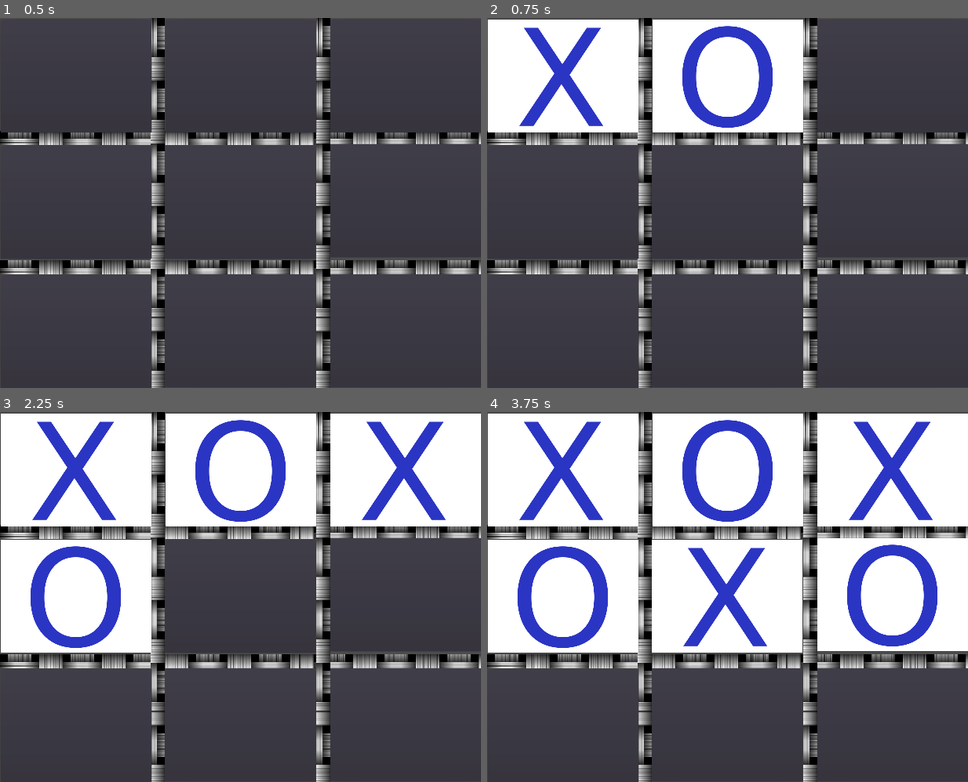
Above: before the commit, frames 1-4 (two rows, left to right).
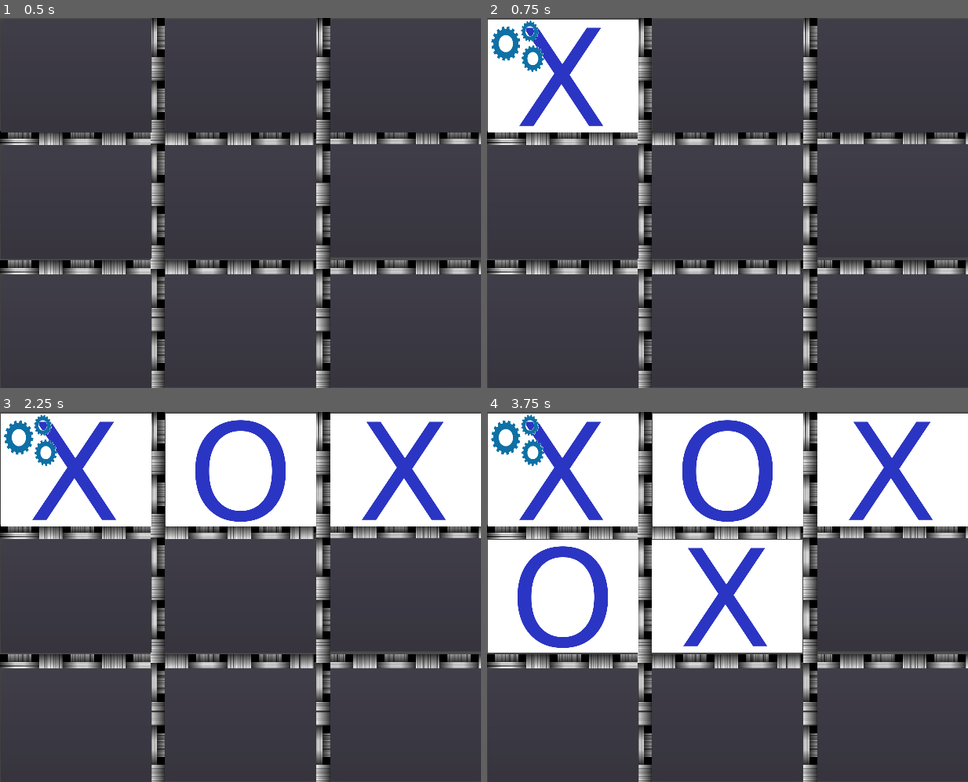
Above: after the commit, the same moments.

Repository: richardeigenmann/Godot-TicTacToe
Game: Godot game, scene res://Board.tscn
Two runs of this game, one before a commit and one after it. Both use one fixed random seed, a clock stepped at 60 frames per second and the inputs below.
Inputs (mouse positions are in pixels of both pictures, inside the frame that each line leads up to):
- Up to frame 1 (0.5 s): no input
- Up to frame 2 (0.75 s): click (563, 77) at 0.5 s
- Up to frame 3 (2.25 s): click (240, 471) at 1.25 s; click (404, 471) at 2 s
- Up to frame 4 (3.75 s): click (563, 597) at 2.75 s; click (727, 597) at 3.5 s

Frame 1 is identical in both runs. In frame 2, 10% of the frame differs, in the area x 0-66%, y 0-31%; in frame 3, 10%; in frame 4, 10%, in the area x 0-100%, y 0-65%.

Commit message:
Add Timer for computer thinking. Added Enum for state. Added winner logic for computer

Diff:
--- a/Board.gd
+++ b/Board.gd
@@ -1,76 +1,141 @@
 extends Node
 
+enum {EMPTY, X, O}
 var gameWon = false
 var humanPlayersTurn = true
-var playerState = 1
-var computerState = 2
+var playerState = X
+var computerState = O
+var emptyState = EMPTY
+var rounds
 var tiles
 
 func _ready():
 	tiles = get_tree().get_nodes_in_group("Tiles")
 	newGame()
 
-func _process(delta):
-	gameWon = gameWon()
-	if ! gameWon && ! humanPlayersTurn:
-		computerTurn()
-
-func gameWon():
-	if xWins():
-		$WinnerLabel.text = "X wins!"
-		$WinnerLabel.visible = true
-		$NewGameButton.visible = true
-	elif oWins():
-		$WinnerLabel.text = "O wins!"
-		$WinnerLabel.visible = true
-		$NewGameButton.visible = true
-
+func _on_NewGameButton_pressed():
+	newGame()
 
 func newGame():
 	$NewGameButton.visible = false
 	$WinnerLabel.visible = false
+	rounds = 0
+	humanPlayersTurn = true
+	$ComputerThinkingAnimation.visible = false
 	for tile in tiles :
 		tile.setState(0)
 
-# Somewhat inelegant way to test if the game is won but it works....
-func xWins():
-	if     tiles[0].state == 1 && tiles[1].state == 1 && tiles[2].state == 1 \
-		|| tiles[3].state == 1 && tiles[4].state == 1 && tiles[5].state == 1 \
-		|| tiles[6].state == 1 && tiles[7].state == 1 && tiles[8].state == 1 \
+func gameOver():
+	$WinnerLabel.visible = true
+	$NewGameButton.visible = true
+
+# The Tile must call here when the human has played
+func humanHasPlayed():
+	rounds += 1
+	humanPlayersTurn = false
+	if isWinner( playerState ) :
+		$WinnerLabel.text = "You won!"
+		gameOver()
+	elif rounds > 8:
+		$WinnerLabel.text = "Draw"
+		gameOver()
+	else:
+		$ComputerThinkTimer.start()
+		$ComputerThinkingAnimation.visible = true
+
+func _on_ComputerThinkTimer_timeout():
+	$ComputerThinkingAnimation.visible = false
+	computerTurn()
+
+
+func computerTurn():
+	rounds += 1
+	if ! computerCanWin():
+		for tile in tiles:
+			if tile.state == EMPTY:
+				tile.setState(computerState)
+				break
+
+	if isWinner(computerState):
+		$WinnerLabel.text = "Computer\nwins!"
+		gameOver()
+
+	if rounds > 8:
+		$WinnerLabel.text = "Draw"
+		gameOver()
+
+	humanPlayersTurn = true
+
+# Checks if the supplied player won
+func isWinner( player ):
+	if     tiles[0].state == player && tiles[1].state == player && tiles[2].state == player \
+		|| tiles[3].state == player && tiles[4].state == player && tiles[5].state == player \
+		|| tiles[6].state == player && tiles[7].state == player && tiles[8].state == player \
 		\
-		|| tiles[0].state == 1 && tiles[3].state == 1 && tiles[6].state == 1 \
-		|| tiles[1].state == 1 && tiles[4].state == 1 && tiles[7].state == 1 \
-		|| tiles[2].state == 1 && tiles[5].state == 1 && tiles[8].state == 1 \
+		|| tiles[0].state == player && tiles[3].state == player && tiles[6].state == player \
+		|| tiles[1].state == player && tiles[4].state == player && tiles[7].state == player \
+		|| tiles[2].state == player && tiles[5].state == player && tiles[8].state == player \
 		\
-		|| tiles[0].state == 1 && tiles[4].state == 1 && tiles[8].state == 1 \
-		|| tiles[2].state == 1 && tiles[4].state == 1 && tiles[6].state == 1 :
+		|| tiles[0].state == player && tiles[4].state == player && tiles[8].state == player \
+		|| tiles[2].state == player && tiles[4].state == player && tiles[6].state == player:
+		return true
+	return false
+
+func computerCanWin():
+	for row in range(3):
+		if computerCanWinRow( row ):
+			return true
+	for col in range(3):
+		if computerCanWinCol( col ):
+			return true
+	return computerCanWinDiagonals()
+
+func computerCanWinRow( row ):
+	if (tiles[row*3].state == computerState) && (tiles[row*3+1].state == computerState) && (tiles[row*3+2].state == EMPTY):
+		tiles[row*3+2].setState(computerState)
+		return true
+	elif (tiles[row*3].state == computerState) && (tiles[row*3+1].state == EMPTY) && (tiles[row*3+2].state == computerState):
+		tiles[row*3+1].setState(computerState)
+		return true
+	elif (tiles[row*3].state == EMPTY) && (tiles[row*3+1].state == computerState) && (tiles[row*3+2].state == computerState):
+		tiles[row*3].setState(computerState)
+		return true
+	return false
+
+func computerCanWinCol( col ):
+	if (tiles[col].state == computerState) && (tiles[col+3].state == computerState) && (tiles[col+6].state == EMPTY):
+		tiles[col+6].setState(computerState)
+		return true
+	elif (tiles[col].state == computerState) && (tiles[col+3].state == EMPTY) && (tiles[col+6].state == computerState):
+		tiles[col+3].setState(computerState)
+		return true
+	elif (tiles[col].state == EMPTY) && (tiles[col+3].state == computerState) && (tiles[col+8].state == computerState):
+		tiles[col].setState(computerState)
 		return true
 
-	return false
-
-# Somewhat inelegant way to test if the game is won but it works....
-func oWins():
-	if     tiles[0].state == 2 && tiles[1].state == 2 && tiles[2].state == 2 \
-		|| tiles[3].state == 2 && tiles[4].state == 2 && tiles[5].state == 2 \
-		|| tiles[6].state == 2 && tiles[7].state == 2 && tiles[8].state == 2 \
-		\
-		|| tiles[0].state == 2 && tiles[3].state == 2 && tiles[6].state == 2 \
-		|| tiles[1].state == 2 && tiles[4].state == 2 && tiles[7].state == 2 \
-		|| tiles[2].state == 2 && tiles[5].state == 2 && tiles[8].state == 2 \
-		\
-		|| tiles[0].state == 2 && tiles[4].state == 2 && tiles[8].state == 2 \
-		|| tiles[2].state == 2 && tiles[4].state == 2 && tiles[6].state == 2:
+func computerCanWinDiagonals():
+	if (tiles[0].state == computerState) && (tiles[4].state == computerState) && (tiles[8].state == EMPTY):
+		tiles[8].setState(computerState)
+		return true
+	elif (tiles[0].state == computerState) && (tiles[4].state == EMPTY) && (tiles[8].state == computerState):
+		tiles[4].setState(computerState)
+		return true
+	elif (tiles[0].state == EMPTY) && (tiles[4].state == computerState) && (tiles[8].state == computerState):
+		tiles[0].setState(computerState)
+		return true
+	if (tiles[2].state == computerState) && (tiles[4].state == computerState) && (tiles[6].state == EMPTY):
+		tiles[6].setState(computerState)
+		return true
+	elif (tiles[2].state == computerState) && (tiles[4].state == EMPTY) && (tiles[6].state == computerState):
+		tiles[4].setState(computerState)
+		return true
+	elif (tiles[2].state == EMPTY) && (tiles[4].state == computerState) && (tiles[6].state == computerState):
+		tiles[2].setState(computerState)
 		return true
 
-	return false
 
-
-func _on_NewGameButton_pressed():
-	newGame()
-
-func computerTurn():
-	for tile in tiles:
-		if tile.state == 0:
-			tile.setState(computerState)
-			break
-	humanPlayersTurn = true
+func printStates():
+	print ("PrintStates")
+	for row in range(3):
+		for col in range(3):
+			print ("Row: ", row, " Col: ", col, " State: ", tiles[row*3 + col].state)
--- a/Board.tscn
+++ b/Board.tscn
@@ -6,6 +6,7 @@
 [ext_resource path="res://TileButton.tscn" type="PackedScene" id=4]
 [ext_resource path="res://Font.tres" type="DynamicFont" id=5]
 [ext_resource path="res://NewGameFont.tres" type="DynamicFont" id=6]
+[ext_resource path="res://assets/Gears.tres" type="SpriteFrames" id=7]
 
 [node name="Board" type="Node" index="0"]
 
@@ -172,10 +173,10 @@
 anchor_top = 0.0
 anchor_right = 0.0
 anchor_bottom = 0.0
-margin_left = 88.0
-margin_top = 157.0
-margin_right = 564.0
-margin_bottom = 329.0
+margin_left = -1.0
+margin_top = 22.0
+margin_right = 612.0
+margin_bottom = 303.0
 rect_pivot_offset = Vector2( 0, 0 )
 mouse_filter = 2
 mouse_default_cursor_shape = 0
@@ -183,7 +184,8 @@
 size_flags_vertical = 4
 custom_fonts/font = ExtResource( 5 )
 custom_colors/font_color = Color( 0.864714, 0.871094, 0.0544434, 1 )
-text = "X wins!"
+text = "Computer
+wins!"
 align = 1
 percent_visible = 1.0
 lines_skipped = 0
@@ -217,4 +219,22 @@
 align = 1
 _sections_unfolded = [ "custom_fonts" ]
 
+[node name="ComputerThinkTimer" type="Timer" parent="." index="15"]
+
+process_mode = 1
+wait_time = 0.5
+one_shot = true
+autostart = false
+
+[node name="ComputerThinkingAnimation" type="AnimatedSprite" parent="." index="16"]
+
+position = Vector2( 38.6308, 37.152 )
+scale = Vector2( 0.303441, 0.362493 )
+frames = ExtResource( 7 )
+animation = "default"
+frame = 17
+playing = true
+
 [connection signal="pressed" from="NewGameButton" to="." method="_on_NewGameButton_pressed"]
+
+[connection signal="timeout" from="ComputerThinkTimer" to="." method="_on_ComputerThinkTimer_timeout"]
--- a/Font.tres
+++ b/Font.tres
@@ -4,7 +4,7 @@
 
 [resource]
 
-size = 157
+size = 138
 use_mipmaps = true
 use_filter = false
 font_data = ExtResource( 1 )
--- a/TileButton.gd
+++ b/TileButton.gd
@@ -1,23 +1,18 @@
 extends Button
 
-var state = 0
-
+var state
 var myBoard
 
 func _ready():
 	myBoard = get_node("/root/Board")
-
-#func _process(delta):
-#	# Called every frame. Delta is time since last frame.
-#	# Update game logic here.
-#	pass
+	state = myBoard.EMPTY
 
 func setState( newState ):
-	state = newState % 3
-	if state == 1:
+	state = newState
+	if state == myBoard.X:
 		$X_Texture.visible = true
 		$O_Texture.visible = false
-	elif state == 2:
+	elif state == myBoard.O:
 		$X_Texture.visible = false
 		$O_Texture.visible = true
 	else:
@@ -26,6 +21,6 @@
 
 
 func _on_Button_pressed():
-	if myBoard.humanPlayersTurn && state == 0:
+	if myBoard.humanPlayersTurn && state == myBoard.EMPTY:
 		setState ( myBoard.playerState )
-		myBoard.humanPlayersTurn = false
+		myBoard.humanHasPlayed()
--- a/TileButton.tscn
+++ b/TileButton.tscn
@@ -3,7 +3,6 @@
 [ext_resource path="res://TileButton.gd" type="Script" id=1]
 [ext_resource path="res://assets/X.png" type="Texture" id=2]
 [ext_resource path="res://assets/O.png" type="Texture" id=3]
-
 
 [node name="Button" type="Button"]
 
--- /dev/null
+++ b/assets/Gears.tres
@@ -0,0 +1,52 @@
+[gd_resource type="SpriteFrames" load_steps=41 format=2]
+
+[ext_resource path="res://assets/gears-0.png" type="Texture" id=1]
+[ext_resource path="res://assets/gears-1.png" type="Texture" id=2]
+[ext_resource path="res://assets/gears-10.png" type="Texture" id=3]
+[ext_resource path="res://assets/gears-11.png" type="Texture" id=4]
+[ext_resource path="res://assets/gears-12.png" type="Texture" id=5]
+[ext_resource path="res://assets/gears-13.png" type="Texture" id=6]
+[ext_resource path="res://assets/gears-14.png" type="Texture" id=7]
+[ext_resource path="res://assets/gears-15.png" type="Texture" id=8]
+[ext_resource path="res://assets/gears-16.png" type="Texture" id=9]
+[ext_resource path="res://assets/gears-17.png" type="Texture" id=10]
+[ext_resource path="res://assets/gears-18.png" type="Texture" id=11]
+[ext_resource path="res://assets/gears-19.png" type="Texture" id=12]
+[ext_resource path="res://assets/gears-2.png" type="Texture" id=13]
+[ext_resource path="res://assets/gears-20.png" type="Texture" id=14]
+[ext_resource path="res://assets/gears-21.png" type="Texture" id=15]
+[ext_resource path="res://assets/gears-22.png" type="Texture" id=16]
+[ext_resource path="res://assets/gears-23.png" type="Texture" id=17]
+[ext_resource path="res://assets/gears-24.png" type="Texture" id=18]
+[ext_resource path="res://assets/gears-25.png" type="Texture" id=19]
+[ext_resource path="res://assets/gears-26.png" type="Texture" id=20]
+[ext_resource path="res://assets/gears-27.png" type="Texture" id=21]
+[ext_resource path="res://assets/gears-28.png" type="Texture" id=22]
+[ext_resource path="res://assets/gears-29.png" type="Texture" id=23]
+[ext_resource path="res://assets/gears-3.png" type="Texture" id=24]
+[ext_resource path="res://assets/gears-30.png" type="Texture" id=25]
+[ext_resource path="res://assets/gears-31.png" type="Texture" id=26]
+[ext_resource path="res://assets/gears-32.png" type="Texture" id=27]
+[ext_resource path="res://assets/gears-33.png" type="Texture" id=28]
+[ext_resource path="res://assets/gears-34.png" type="Texture" id=29]
+[ext_resource path="res://assets/gears-35.png" type="Texture" id=30]
+[ext_resource path="res://assets/gears-36.png" type="Texture" id=31]
+[ext_resource path="res://assets/gears-37.png" type="Texture" id=32]
+[ext_resource path="res://assets/gears-38.png" type="Texture" id=33]
+[ext_resource path="res://assets/gears-39.png" type="Texture" id=34]
+[ext_resource path="res://assets/gears-4.png" type="Texture" id=35]
+[ext_resource path="res://assets/gears-5.png" type="Texture" id=36]
+[ext_resource path="res://assets/gears-6.png" type="Texture" id=37]
+[ext_resource path="res://assets/gears-7.png" type="Texture" id=38]
+[ext_resource path="res://assets/gears-8.png" type="Texture" id=39]
+[ext_resource path="res://assets/gears-9.png" type="Texture" id=40]
+
+[resource]
+
+animations = [ {
+"frames": [ ExtResource( 1 ), ExtResource( 2 ), ExtResource( 3 ), ExtResource( 4 ), ExtResource( 5 ), ExtResource( 6 ), ExtResource( 7 ), ExtResource( 8 ), ExtResource( 9 ), ExtResource( 10 ), ExtResource( 11 ), ExtResource( 12 ), ExtResource( 13 ), ExtResource( 14 ), ExtResource( 15 ), ExtResource( 16 ), ExtResource( 17 ), ExtResource( 18 ), ExtResource( 19 ), ExtResource( 20 ), ExtResource( 21 ), ExtResource( 22 ), ExtResource( 23 ), ExtResource( 24 ), ExtResource( 25 ), ExtResource( 26 ), ExtResource( 27 ), ExtResource( 28 ), ExtResource( 29 ), ExtResource( 30 ), ExtResource( 31 ), ExtResource( 32 ), ExtResource( 33 ), ExtResource( 34 ), ExtResource( 35 ), ExtResource( 36 ), ExtResource( 37 ), ExtResource( 38 ), ExtResource( 39 ), ExtResource( 40 ) ],
+"loop": true,
+"name": "default",
+"speed": 5.0
+} ]
+_sections_unfolded = [ "Resource" ]
Not shown: 1 places in Board.tscn that only renumber resources
Not shown, added: assets/About the Gears.txt
Binary file added: assets/gear-animation-orange.gif
Binary file added: assets/gears-0.png
Not shown, added: assets/gears-0.png.import
Binary file added: assets/gears-1.png
Not shown, added: assets/gears-1.png.import
Binary file added: assets/gears-10.png
Not shown, added: assets/gears-10.png.import
Binary file added: assets/gears-11.png
Not shown, added: assets/gears-11.png.import
Binary file added: assets/gears-12.png
(and 71 more such lines)
